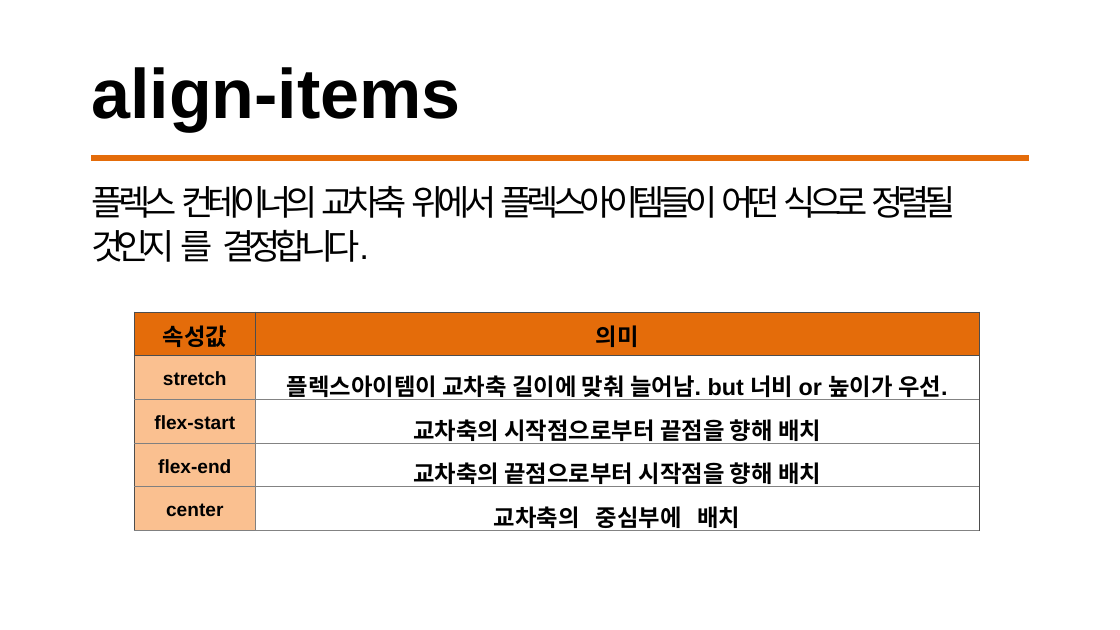
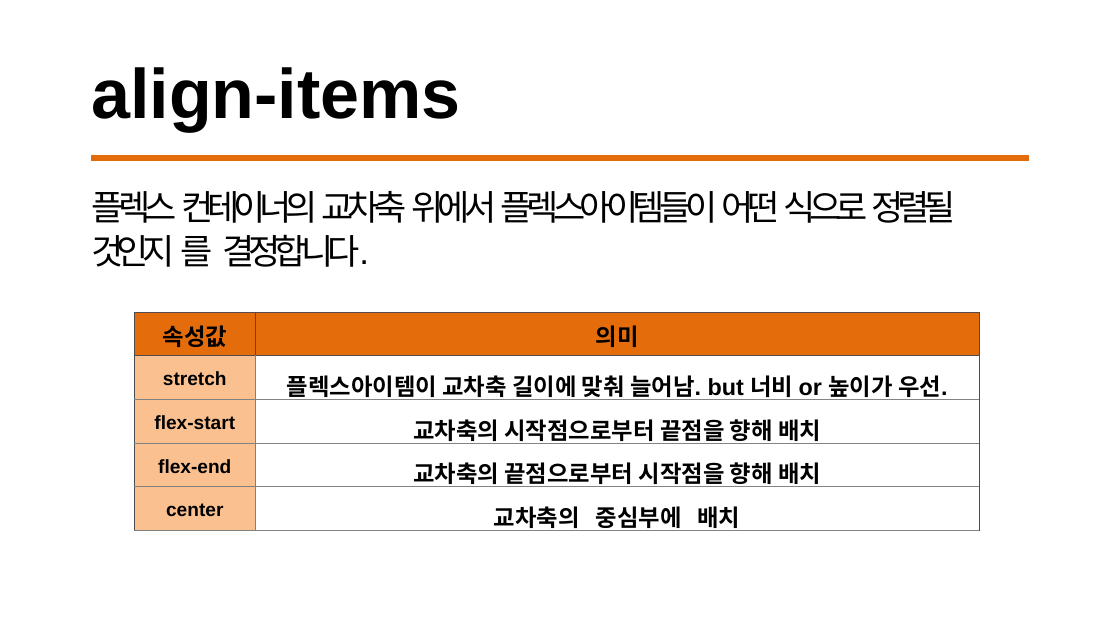
Before and after one commit to Aseon0509/test-repository, a slide deck: slide 10 of 수업자료/7. flex_grid.pptx. Drawn at 1120x630 pixels with LibreOffice and Linux fonts; fonts in the diff are those of the drawing. Boxes give left, top, right and bottom in pixels: in the first picture for what was removed or moved away, otherwise in the second. Text is boxed around its words. In the diff, an @@ line names an element or a change of style, - is before the commit and + after.

```diff
--- a/수업자료/7. flex_grid.pptx
+++ b/수업자료/7. flex_grid.pptx
@@ text "플렉스 컨테이너의 교차축 위에서 플렉스아이템들이 ...": place and size @@
-text "플렉스 컨테이너의 교차축 위에서 플렉스아이템들이 ..." at <box>91,186,956,262</box>
+text "플렉스 컨테이너의 교차축 위에서 플렉스아이템들이 ..." at <box>91,191,956,267</box>
```
Also in this commit, not shown: 4 other slides changed, 26 other files.
